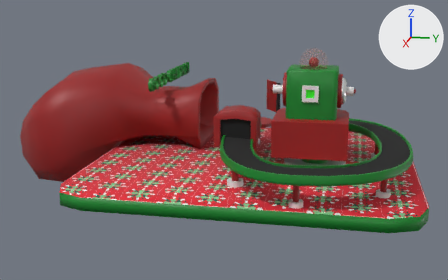
An edit to the glTF model public/gltf/scene.glb, drawn before and after from the same camera.
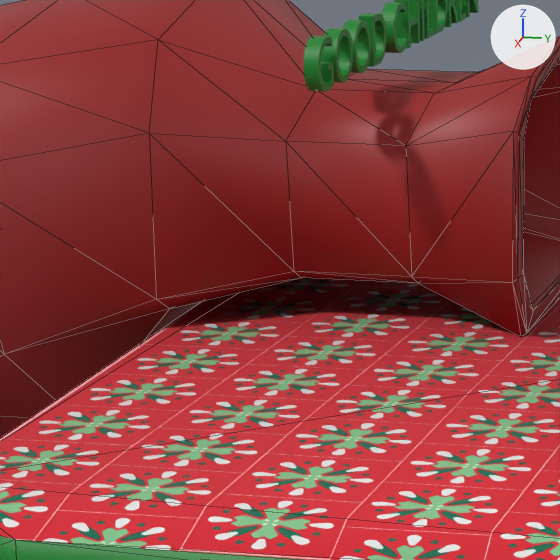
There are two pictures of each version: one whole from a camera (50 mm lens) standing at (16.21, 0.84, 4.82) and looking at (-1.09, -2.61, 0.5), one close up on the part from 17% to 47% of the width and 25% to 72% of the height. Every picture has the same lights, and +X, +Y and +Z are marked at upper right. The close-ups show mesh edges as thin lines. Where no turn or scale is listed for an object, it has been applied to the vertices. Vertices at the same position are counted once.

The scene before the commit, as lines of its bpy script (objects in view):
```python
me_cube_002 = bpy.data.meshes.new('Cube.002')
me_cube_002.from_pydata(...)  # 117 vertices, 230 faces; spans x -1.77..3.03, y -5.69..0.41, z -1.78..1.8
me_cube_002.materials.append(mat_red)  # red #981a1a
# before: 2 (-0.44, -0.55, -0.28), 3 (-0.27, -0.55, -0.37), 6 (1.52, -0.55, -0.37) at pixel (418, 283), 7 (1.69, -0.55, -0.28) at pixel (411, 276), 50 (1.52, -1.46, -0.37) at pixel (301, 277)
# before: 51 (1.69, -1.46, -0.28) at pixel (293, 271), 52 (-0.44, -1.46, -0.28), 53 (-0.27, -1.46, -0.37)
me_plane = bpy.data.meshes.new('Plane')
me_plane.from_pydata(...)  # 24 vertices, 44 faces; spans x -5.17..3.2, y -6.14..2.78, z -0.33..0.0
# faces by material slot: [10, 34]
me_plane.materials.append(mat_floor)
me_plane.materials.append(mat_green)  # green #0c8228
me_text = bpy.data.meshes.new('Text')
me_text.from_pydata(...)  # 1276 vertices, 2524 faces; spans x -2.49..1.94, y -0.11..0.0, z -0.05..0.33
me_text.materials.append(mat_green)  # green #0c8228
ob_destinationtext = bpy.data.objects.new('DestinationText', me_text)
ob_destinationtext.location = (-2.977, -4.756, 1.893)
ob_endbucket = bpy.data.objects.new('EndBucket', me_cube_002)
ob_endbucket.location = (-3.645, -3.828, 0.635)
ob_floor = bpy.data.objects.new('Floor', me_plane)
ob_floor.location = (0.0, 0.0, 0.0)
```
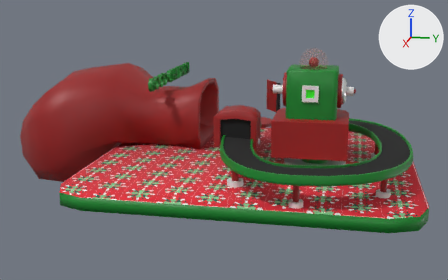
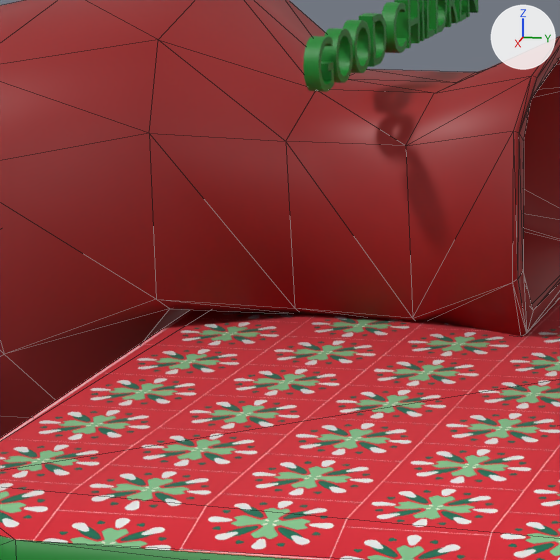
The change, as a list of edits to the scene's bpy script:
```text
Change me_cube_002:
    where me_cube_002.from_pydata(...)  # 117 vertices, 230 faces; spans x -1.77..3.03, y -5.69..0.41, z -1.78..1.8
    used by ob_endbucket; location = (-3.645, -3.828, 0.635)
    me_cube_002 part 1
    add for i in [2, 3, 6, 7]: me_cube_002.vertices[i].co += Vector((0.0, 0.0, -0.32))
    add for i in [*range(50, 54)]: me_cube_002.vertices[i].co += Vector((0.0, 0.0, -0.28))
```

Where the change shows, as pixel boxes [x1, y1, x2, y2] in the close-ups (560 x 560 px; the box of a moved part takes in the faces that stretch with it):
part 1 of me_cube_002, moved or reshaped: [149, 131, 521, 336] in both
